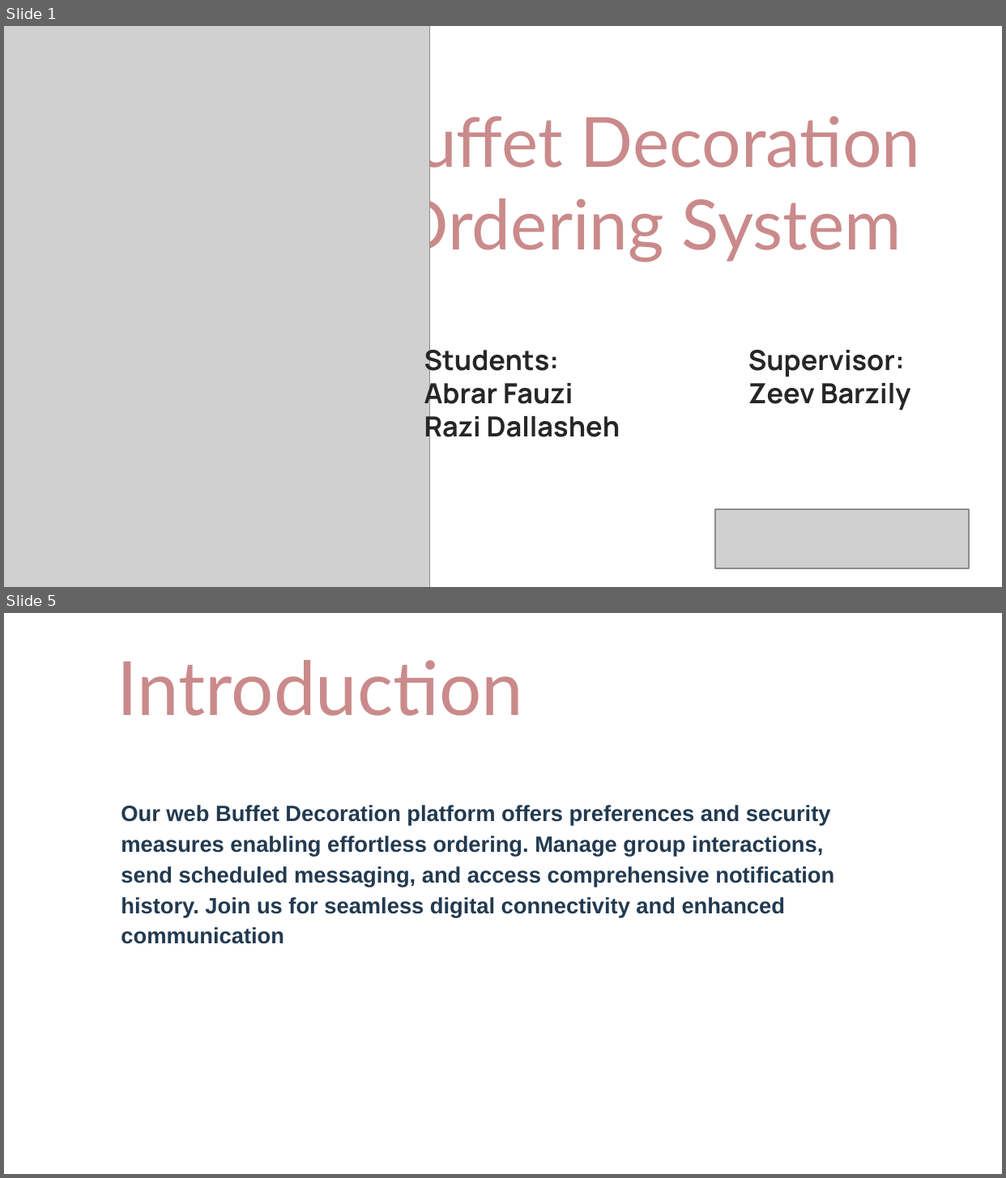
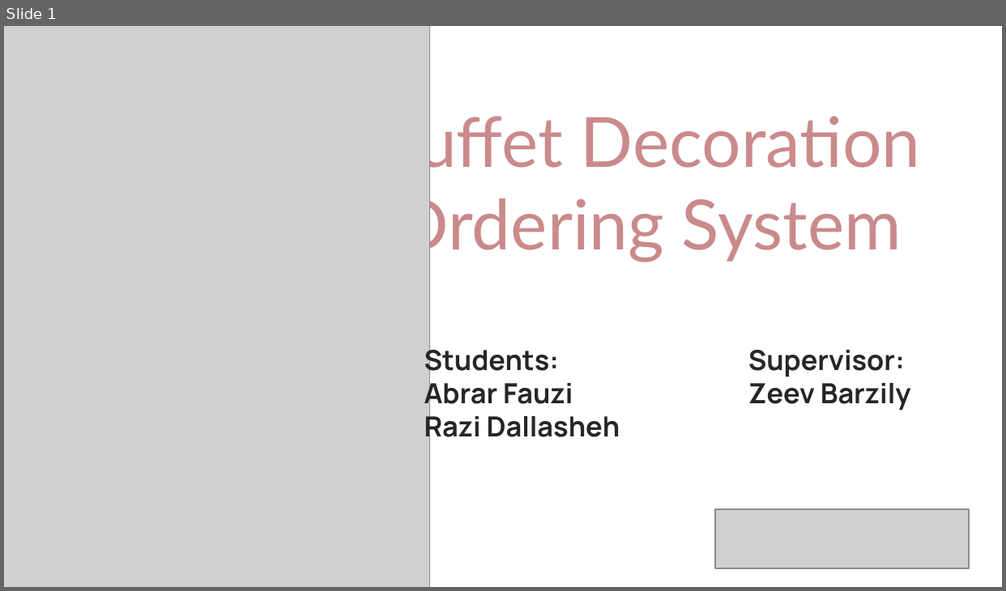
Before and after one commit to razidal/eventdecor, a slide deck: Capstone Project Phase B.pptx. Shown one above the other, each under a label of ours: slides 1 and 5 before the commit, slide 1 after it; the slides between them are not shown. The pictures are 1006x1178 and 1006x591 pixels, drawn with LibreOffice and Linux fonts; fonts in the diff are those of the drawing; grey boxes stand for pictures. Boxes give left, top, right and bottom in pixels: in the first picture for what was removed or moved away, otherwise in the second. Text is boxed around its words. In the diff, an @@ line names an element or a change of style, - is before the commit and + after.

```diff
--- a/Capstone Project Phase B.pptx
+++ b/Capstone Project Phase B.pptx
@@ slide 5 removed at [4, 613, 1002, 1174], background #FFFFFF @@
@@ title removed at [117, 660, 523, 716] @@
-Introduction
@@ text removed at [121, 805, 834, 944] @@
-Our web Buffet Decoration platform offers preferences and security measures enabling effortless ordering. Manage group interactions, send scheduled messaging, and access comprehensive notification history. Join us for seamless digital connectivity and enhanced communication
```
Also in this commit, not shown: 4 slides changed, 2 slides added, 1 other slide removed.
